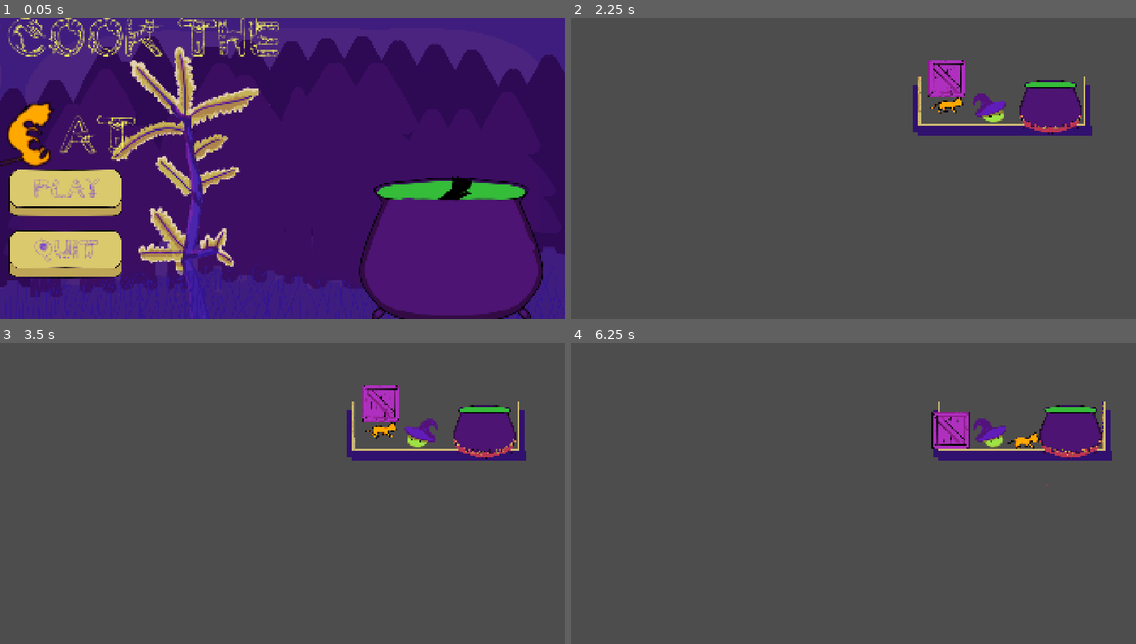
Above: before the commit, frames 1-4 (two rows, left to right).
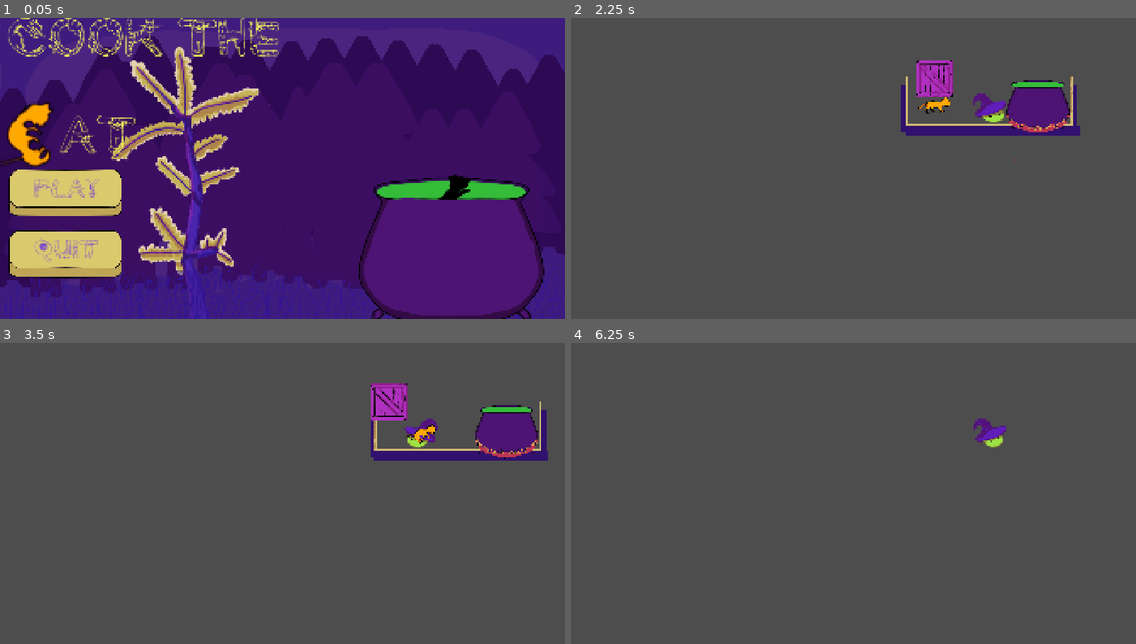
Above: after the commit, the same moments.

Repository: EternaHQ/Enchanted-Mini-Jam
Game: Godot game, scene res://Scenes/Main.tscn
The game is run twice, just before and just after one commit, with the same random seed, the same clock (stepped at 60 frames per second) and the same inputs.
Inputs (mouse positions are in pixels of both pictures, inside the frame that each line leads up to):
- Up to frame 1 (0.05 s): no input
- Up to frame 2 (2.25 s): move the mouse to (977, 153) at 0.52 s; press the mouse at (977, 153) at 0.53 s; hold Right (Right) 0.53-1.25 s; tap Space (Up) at 0.77 s; release the mouse at (977, 153) at 1.25 s; click (638, 189) at 1.25 s; move the mouse to (740, 183) at 2.02 s; hold Right (Right) from 2.03 s (still down); click (740, 183) at 2.1 s
- Up to frame 3 (3.5 s): tap Space (Up) at 2.27 s; move the mouse to (339, 427) at 2.77 s; release Right (Right) at 2.78 s; press the mouse at (339, 427) at 2.78 s; hold A (Left) from 2.78 s (still down)
- Up to frame 4 (6.25 s): move the mouse to (825, 553) at 3.52 s; release A (Left) at 3.53 s; release the mouse at (825, 553) at 3.53 s; hold Right (Right) 3.53-5.03 s; click (825, 553) at 3.6 s; tap Space (Up) at 3.77, 4.52, 5.27 s; move the mouse to (1023, 538) at 4.27 s; press the mouse at (1023, 538) at 4.28 s; move the mouse to (684, 448) at 5.02 s; release the mouse at (684, 448) at 5.03 s; hold A (Left) 5.03-5.78 s; click (684, 448) at 5.1 s; move the mouse to (881, 493) at 5.77 s; press the mouse at (881, 493) at 5.78 s; hold Right (Right) from 5.78 s (still down)

The runs differ from the first frame. In frame 1, 0.9% of the frame differs, in the area x 63-97%, y 51-100%; in frame 2, 2.7%; in frame 3, 3.3%; in frame 4, 3.9%, in the area x 63-96%, y 19-48%.

Commit message:
values getweakt

Diff:
--- a/enchanted-game-jam/Scenes/Main.tscn
+++ b/enchanted-game-jam/Scenes/Main.tscn
@@ -262,7 +262,7 @@
 position = Vector2(960.25, 511.75)
 sprite_frames = SubResource("SpriteFrames_idj7w")
 autoplay = "default"
-frame_progress = 0.11958579
+frame_progress = 0.9037905
 
 [node name="Label" type="Label" parent="." unique_id=646088144]
 unique_name_in_owner = true
--- a/enchanted-game-jam/Scenes/Player.tscn
+++ b/enchanted-game-jam/Scenes/Player.tscn
@@ -51,11 +51,6 @@
 "loop": 1,
 "name": &"default",
 "speed": 4.0
-}, {
-"frames": [],
-"loop": 1,
-"name": &"jump",
-"speed": 5.0
 }]
 
 [sub_resource type="CircleShape2D" id="CircleShape2D_bhhdu"]
@@ -72,8 +67,8 @@
 [node name="AnimatedSprite2D" type="AnimatedSprite2D" parent="." unique_id=25744108]
 position = Vector2(0, -76)
 sprite_frames = SubResource("SpriteFrames_dy8oy")
-animation = &"jump"
 autoplay = "default"
+frame_progress = 0.113274544
 
 [node name="CollisionShape2D" type="CollisionShape2D" parent="." unique_id=1400491238]
 shape = SubResource("CircleShape2D_bhhdu")
--- a/enchanted-game-jam/Scripts/player.gd
+++ b/enchanted-game-jam/Scripts/player.gd
@@ -1,20 +1,21 @@
 extends CharacterBody2D
 
-@export var speed: int = 300
-@export var acceleration: int = 10
+@export var speed: int = 600
+@export var acceleration: int = 10000
 @export var jump_speed: int = 900
 @export var gravity: int = 1500
 @export var coyote_time: float = 0.08
 @export var max_jump_height: float = 4069.0
-@export var throw_force: float = 400
+@export var throw_force: float = 600
 @onready var animated_sprite: AnimatedSprite2D = $AnimatedSprite2D
 
-const PUSH_FORCE: float= 100.0
-const MIN_PUSH_FORCE: float= 13
+const PUSH_FORCE: float = 30.0
+const MIN_PUSH_FORCE: float = 5
 
 # Variable für Coyote Time
 var coyote_timer: float = 0.0
 var wirklich_auf_boden: bool = false
+var war_vorher_auf_boden: bool = true # Wichtig, um den Lande-Moment zu erkennen
 
 func _ready() -> void:
 	add_to_group("player")
@@ -26,9 +27,16 @@
 
 	handle_input()
 	move_and_slide()
+
+	# Zustand von vorher sichern, BEI DER BODENPRÜFUNG ändert sich 'wirklich_auf_boden'
+	war_vorher_auf_boden = wirklich_auf_boden
+
 	pruefe_echten_boden()
 	update_coyote_timer(delta)
 	push()
+
+	# Animationen basierend auf dem aktuellen Zustand aktualisieren
+	update_animations()
 
 func pruefe_echten_boden() -> void:
 	wirklich_auf_boden = is_on_floor()
@@ -49,7 +57,7 @@
 		velocity.y = -jump_speed
 		coyote_timer = 0.0 # Timer direkt verbrauchen
 
-	# Variabler Sprung: Wenn man die Taste loslässt, bricht der Sprung ab (fühlt sich besser an)
+	# Variabler Sprung: Wenn man die Taste loslässt, bricht der Sprung ab
 	if Input.is_action_just_released("Up") and velocity.y < 0:
 		velocity.y = velocity.y * 0.5
 
@@ -69,6 +77,41 @@
 		coyote_timer = coyote_time
 	else:
 		coyote_timer -= delta
+
+func update_animations() -> void:
+	# 1. LANDING: Wenn wir gerade gelandet sind (vorher in der Luft, jetzt auf dem Boden)
+	if wirklich_auf_boden and not war_vorher_auf_boden:
+		if animated_sprite.sprite_frames.has_animation("landing"):
+			animated_sprite.play("landing")
+			return # Landung hat Priorität, damit sie kurz abgespielt wird
+
+	# Wenn die Lande-Animation noch läuft, unterbrechen wir sie erst, wenn sie fertig ist
+	# (optional: falls du willst, dass sie komplett durchläuft)
+	if animated_sprite.animation == "landing" and animated_sprite.is_playing():
+		return
+
+	# 2. LUFT-ZUSTÄNDE (Springen / Fallen)
+	if not wirklich_auf_boden:
+		if velocity.y < 0:
+			# Bewegt sich nach oben -> Sprung (Windup / Aufstieg)
+			if animated_sprite.sprite_frames.has_animation("jump"):
+				animated_sprite.play("jump")
+		else:
+			# Bewegt sich nach unten -> Fallen
+			if animated_sprite.sprite_frames.has_animation("falling"):
+				animated_sprite.play("falling")
+
+	# 3. BODEN-ZUSTÄNDE (Laufen / Idle)
+	else:
+		var direction := Input.get_axis("Left", "Right")
+		if direction != 0:
+			if animated_sprite.sprite_frames.has_animation("walk"):
+				animated_sprite.play("walk")
+			elif animated_sprite.sprite_frames.has_animation("run"):
+				animated_sprite.play("run")
+		else:
+			if animated_sprite.sprite_frames.has_animation("idle"):
+				animated_sprite.play("idle")
 
 #leos code
 func _on_cat_detection_hitbox_area_entered(area: Area2D) -> void:
@@ -98,5 +141,5 @@
 	for i in get_slide_collision_count():
 		var collisions= get_slide_collision(i)
 		if collisions.get_collider() is RigidBody2D:
-			var push_force = (PUSH_FORCE* velocity.length()/speed) * MIN_PUSH_FORCE
+			var push_force = (PUSH_FORCE* velocity.length()/speed) + MIN_PUSH_FORCE
 			collisions.get_collider().apply_central_impulse(-collisions.get_normal()*PUSH_FORCE)
